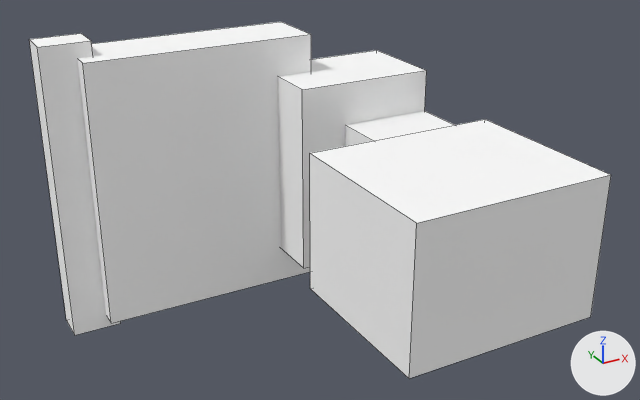
Before and after pictures for a commit that changed the OBJ model src/main/resources/assets/yuanxian/models/equipment/forging/bench_hoe_1.obj.
Both versions are drawn from a 50 mm lens placed at (0.211, -1.055, 0.411), pointed at (0.515, -0.503, 0.135). Lighting does not change. The marker at lower right points along +X, +Y and +Z. The picture after the commit comes second. Mesh edges are drawn as thin lines. Where no turn or scale is listed for an object, it has been applied to the vertices. Vertices at exactly the same position are counted once.

Names of what the first picture shows: 'bench_hoe_1'.
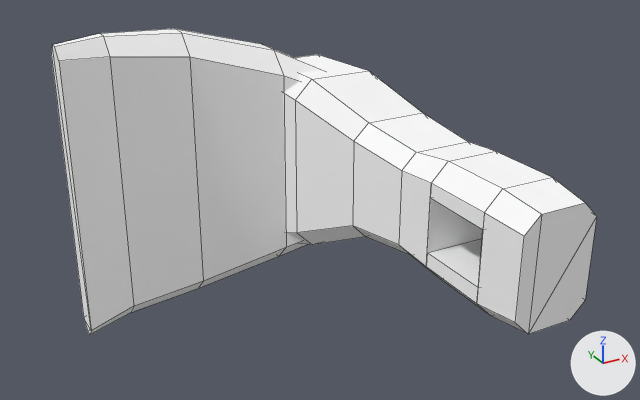
Changed parts and their boxes [x1, y1, x2, y2] in the pictures (640 x 400 px):
'bench_hoe_1', reshaped (6% narrower, 14% shorter)
    before: [29, 22, 611, 378]
    after: [51, 29, 597, 335]
part 1 of me_bench_hoe_1, rebuilt (15% wider)
    before: [77, 22, 311, 323]
    after: [51, 29, 321, 335]
part 2 of me_bench_hoe_1, added
    after: [283, 55, 597, 334]
part 3 of me_bench_hoe_1, deleted
    before: [278, 50, 611, 378]
part 4 of me_bench_hoe_1, deleted
    before: [29, 33, 121, 335]

What changed in the scene script:
```text
Change me_bench_hoe_1:
    used by ob_bench_hoe_1; location = (0.0, 0.0, 0.0)
    verts and faces of me_bench_hoe_1; kept vertices keep their numbers, new ones are numbered from 40
    before: 32 (0.341, -0.357, 0.0) at pixel (66, 320), 33 (0.341, -0.385, 0.0) at pixel (74, 335), 34 (0.341, -0.385, 0.25) at pixel (37, 47), 35 (0.341, -0.357, 0.25) at pixel (29, 39), 36 (0.381, -0.385, 0.0) at pixel (120, 323)
    before: 37 (0.381, -0.357, 0.0), 38 (0.381, -0.357, 0.25) at pixel (81, 33), 39 (0.381, -0.385, 0.25) at pixel (91, 40)
    remove me_bench_hoe_1.from_pydata(...)  # 40 vertices, 30 faces; spans x 0.341..0.659, y -0.655..-0.345, z 0.0..0.25
    add me_bench_hoe_1.from_pydata(...)  # 104 vertices, 98 faces; spans x 0.352..0.648, y -0.664..-0.336, z 0.0..0.25
    me_bench_hoe_1 part 1: the loose piece of 8 vertices spanning x 0.369..0.562, y -0.401..-0.345, z 0.012..0.238 is rebuilt with 40 vertices and now spans x 0.352..0.588, y -0.422..-0.336, z 0.0..0.25
    me_bench_hoe_1 part 2: a new loose piece of 64 vertices spanning x 0.525..0.648, y -0.664..-0.374, z 0.038..0.212, in mat_m0 (its picture is missing)
    me_bench_hoe_1 part 3
    24 vertices are removed from x 0.498..0.659, y -0.655..-0.365, z 0.044..0.206
    18 faces are deleted
    me_bench_hoe_1 part 4
    add delete_vertices([*range(32, 40)])  # with the faces that use them
```
